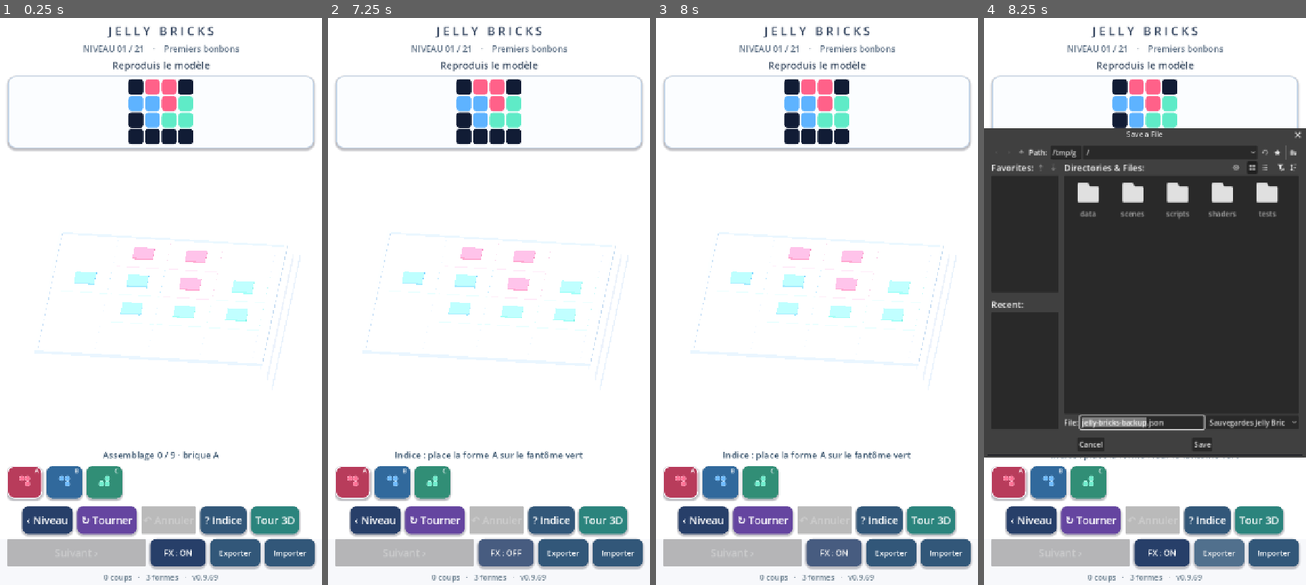
Above: before the commit, frames 1-4 (left to right).
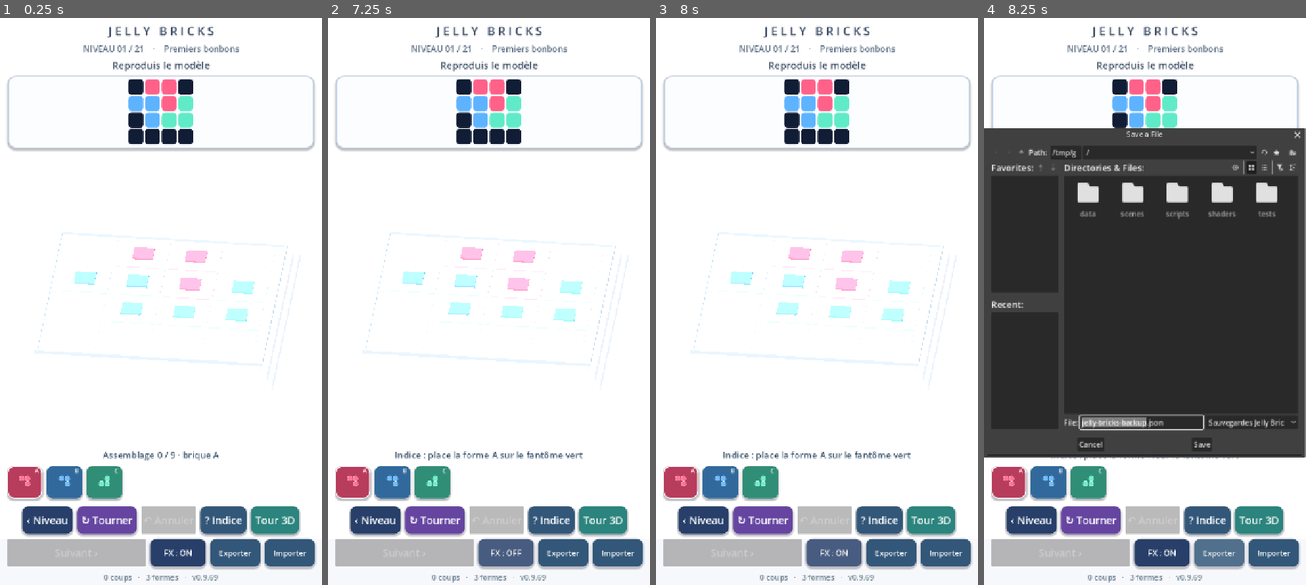
Above: after the commit, the same moments.

Repository: dbrckk/Jelly-bricks
Game: Godot game, scene res://scenes/main.tscn
Same seed, same stepped clock (60 frames per second), same inputs: the game is played once before the commit and once after it.
Inputs (mouse positions are in pixels of both pictures, inside the frame that each line leads up to):
- Up to frame 1 (0.25 s): no input
- Up to frame 2 (7.25 s): click (353, 482) at 0.52 s; click (392, 482) at 1.27 s; click (431, 482) at 2.02 s; click "‹ Niveau" at 2.75 s; click "↻ Tourner" at 3.5 s; click "? Indice" at 4.25 s; click "Tour 3D" at 5 s; click "‹ Puzzles" at 5.75 s; click "FX : ON" at 6.5 s
- Up to frame 3 (8 s): click "FX : OFF" at 7.25 s
- Up to frame 4 (8.25 s): click "Exporter" at 8 s

Frames 1-3 are identical in both runs. In frame 4, 0.7% of the frame differs, in the area x 24-100%, y 19-78%.

Commit message:
fix(godot): sort translucent studio gel by true 3D AABB center instead of corner

Diff:
--- a/native-godot/scripts/stack_mode.gd
+++ b/native-godot/scripts/stack_mode.gd
@@ -586,6 +586,9 @@
         coat.name = "OpticalBody"
         coat.mesh = original_body.mesh
         coat.material_override = gallery_coat
+        # Photo lacquer follows the exact same long brick's bounds,
+        # not its lower-left corner. The two passes share a sort pivot.
+        coat.sorting_use_aabb_center = true
         coat.cast_shadow = GeometryInstance3D.SHADOW_CASTING_SETTING_OFF
         coat.visible = false
         brick.add_child(coat)
@@ -595,6 +598,7 @@
         stud_coat.name = "OpticalStuds"
         stud_coat.multimesh = original_studs.multimesh
         stud_coat.material_override = gallery_coat
+        stud_coat.sorting_use_aabb_center = true
         stud_coat.cast_shadow = GeometryInstance3D.SHADOW_CASTING_SETTING_OFF
         stud_coat.visible = false
         brick.add_child(stud_coat)
@@ -1228,6 +1232,15 @@
     body.name = "GelBody"
     body.mesh = mesh_cache[mesh_key]
     body.material_override = material
+    # Godot alpha blending sorts by the MeshInstance origin by default.
+    # The procedural bar extends from local 0 to 1/2/3 cells, so its
+    # origin is at the far corner instead of the actual volume centre.
+    # Long blue/red overlapping bars then render out of order and look
+    # like semitransparent plastic sheets. Native Godot 4.6 can sort
+    # by the world-space AABB centre without a custom shader or extra
+    # rendering pass. This follows the bounds during Gallery rotations.
+    body.sorting_use_aabb_center = true
+    body.material_override = material
     body.cast_shadow = GeometryInstance3D.SHADOW_CASTING_SETTING_OFF
     root_piece.add_child(body)
     # Even solid interactive bricks allocate NO Gallery-only instances.
@@ -1256,6 +1269,9 @@
     studs.name = "GelStuds"
     studs.multimesh = instances
     studs.material_override = material
+    # Match transparent stud-group ordering to the complete 2-lane body.
+    # A grouped MultiMesh is still a single draw, not six sort passes.
+    studs.sorting_use_aabb_center = true
     studs.cast_shadow = GeometryInstance3D.SHADOW_CASTING_SETTING_OFF
     root_piece.add_child(studs)
     if not translucent:
